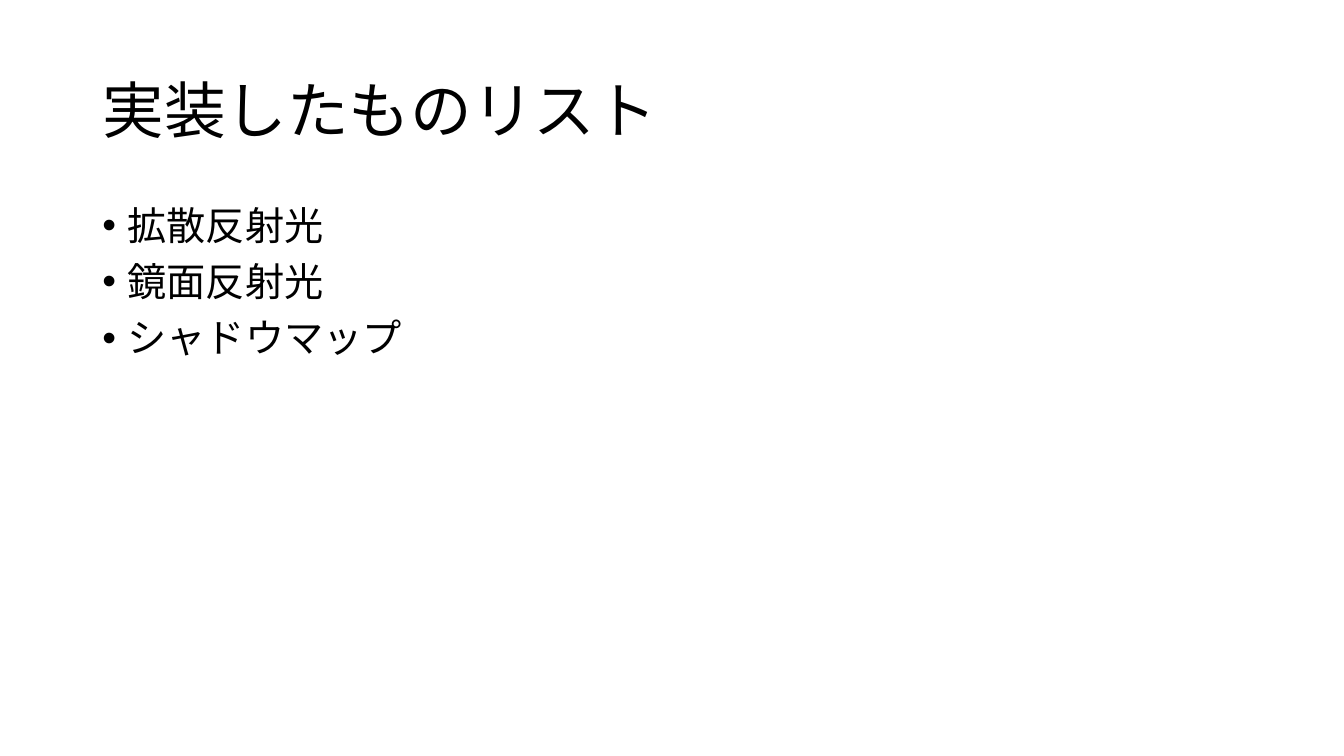
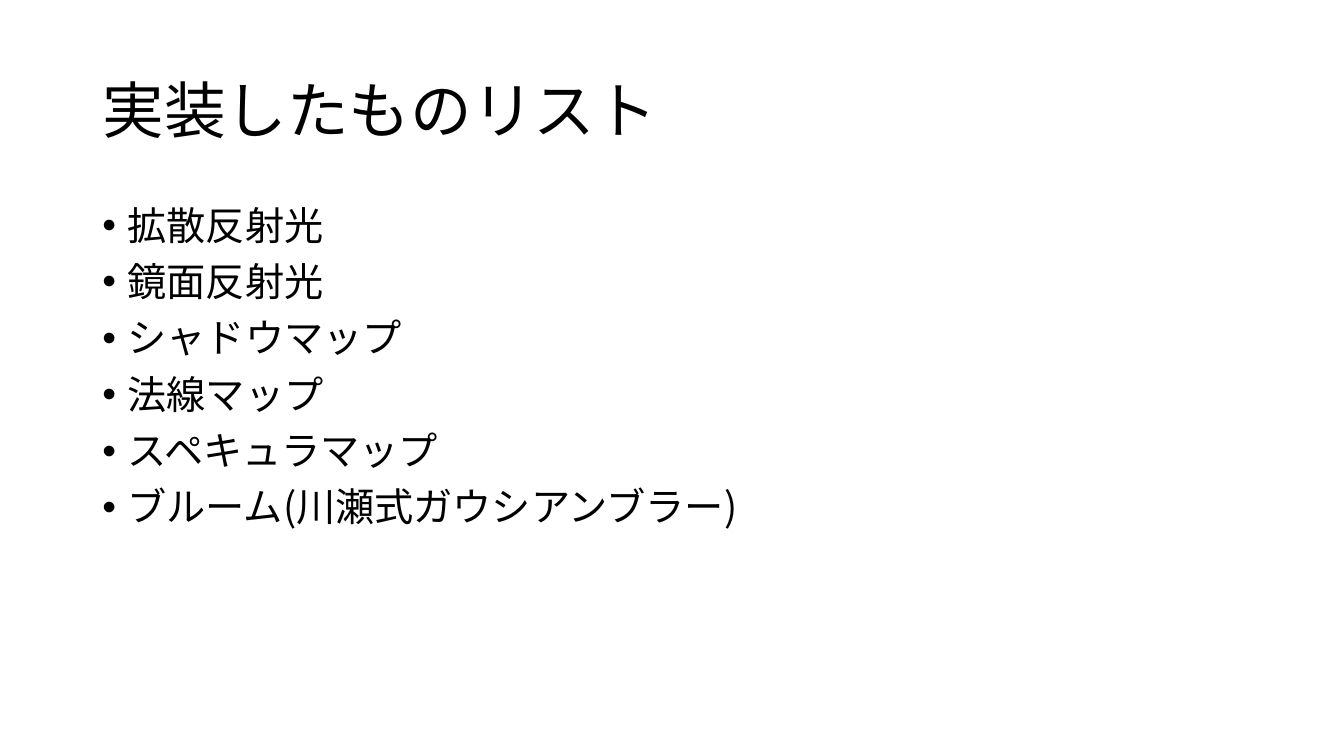
Before and after one commit to kyotento/KyotEngine, a slide deck: slide 7 of ポートフォリオ(仮).pptx (slide 6 before the commit). Drawn at 1344x756 pixels with LibreOffice and Linux fonts; fonts in the diff are those of the drawing. Boxes give left, top, right and bottom in pixels: in the first picture for what was removed or moved away, otherwise in the second. Text is boxed around its words. In the diff, an @@ line names an element or a change of style, - is before the commit and + after.

```diff
--- a/ポートフォリオ(仮).pptx
+++ b/ポートフォリオ(仮).pptx
@@ text at (128, 376, 738, 529): paragraphs added @@
+• 法線マップ
+• スペキュラマップ
+• ブルーム(川瀬式ガウシアンブラー)
```
Also in this commit, not shown: 1 other slide changed, 1 slide added, 4 other files.
